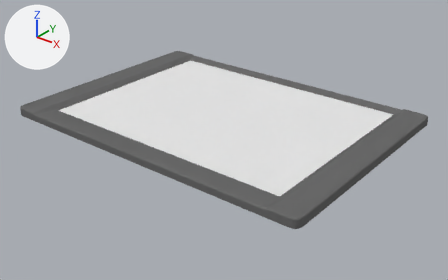
An edit to the Blender file Instruments/g1000/g1000.blend, drawn before and after from the same camera.
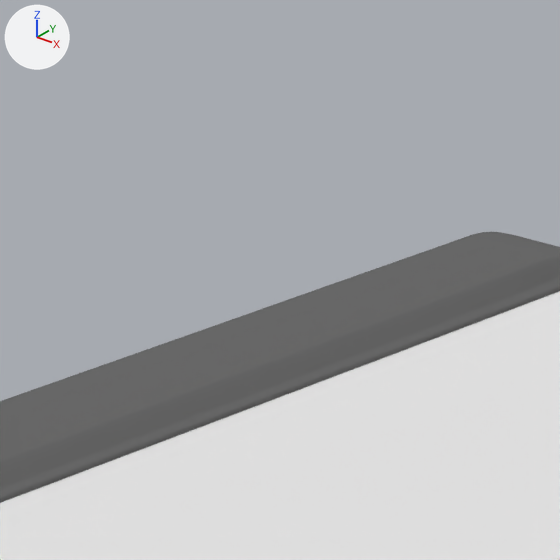
Each version is shown whole from a 50 mm lens placed at (0.321, -0.396, 0.226), pointed at (0.01, -0.008, -0.015), then close up on the part from 21% to 42% of the width and 4% to 38% of the height. Lighting does not change. The marker at upper left points along +X, +Y and +Z.

Script lines for the objects in view, before the commit:
```python
me_bezel = bpy.data.meshes.new('bezel')
me_bezel.from_pydata(...)  # 181 vertices, 154 faces; spans x 0.0..0.15, y -0.107..0.107, z 0.0..0.008
me_bezel.polygons.foreach_set('use_smooth', [True] * 154)
me_bezel.materials.append(None)
me_display = bpy.data.meshes.new('display')
me_display.from_pydata([(-0.121, -0.097, 0.0), (0.121, -0.097, 0.0), (-0.121, 0.097, 0.0), (0.121, 0.097, 0.0)], [], [(0, 1, 3, 2)])
me_display.materials.append(None)
ob_bezel = bpy.data.objects.new('bezel', me_bezel)
ob_bezel.location = (0.0, 0.0, 0.0)
ob_bezel.material_slots[0].link = 'OBJECT'; ob_bezel.material_slots[0].material = mat_black_plastic  # dark grey #6b6b6b
_m = ob_bezel.modifiers.new('Mirror', 'MIRROR')
_m = ob_bezel.modifiers.new('Subsurf', 'SUBSURF')
_m.levels = 2
ob_display = bpy.data.objects.new('display', me_display)
ob_display.location = (0.0, 0.006, 0.004)
ob_display.scale = (1.0, 0.936, 1.0)
ob_display.material_slots[0].link = 'OBJECT'; ob_display.material_slots[0].material = mat_display  # its picture is missing
```
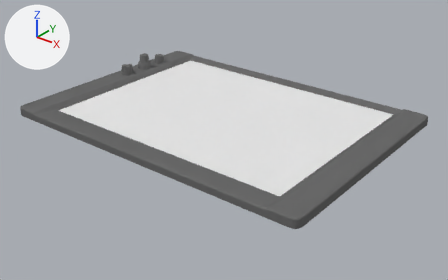
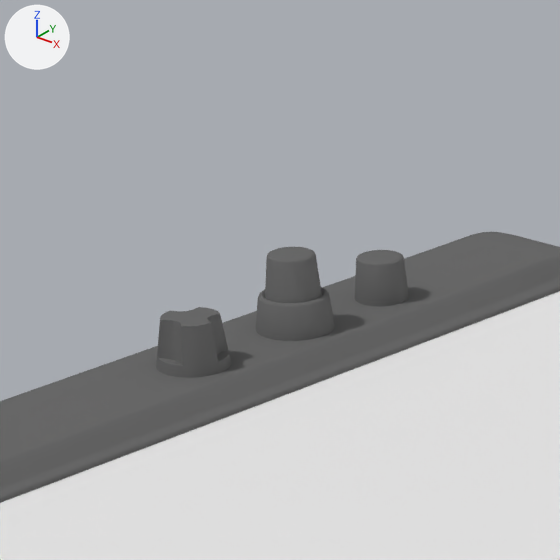
Scene script edits in JSON lines:
```json
{"op": "add", "block": "me_volume_knob", "code": ["me_volume_knob = bpy.data.meshes.new('volume knob')", "me_volume_knob.from_pydata(...)  # 120 vertices, 97 faces; spans x -0.00494..0.00494, y -0.00494..0.00494, z 0.0..0.00789", "me_volume_knob.polygons.foreach_set('use_smooth', [True] * 97)"]}
{"op": "add", "block": "me_nav_outer_knob", "code": ["me_nav_outer_knob = bpy.data.meshes.new('nav outer knob')", "me_nav_outer_knob.from_pydata(...)  # 144 vertices, 120 faces; spans x -0.00703..0.00703, y -0.00703..0.00703, z 0.0..0.00649", "me_nav_outer_knob.polygons.foreach_set('use_smooth', [True] * 120)"]}
{"op": "add", "block": "me_nav_inner_knob", "code": ["me_nav_inner_knob = bpy.data.meshes.new('nav inner knob')", "me_nav_inner_knob.from_pydata(...)  # 120 vertices, 97 faces; spans x -0.00563..0.00563, y -0.00563..0.00563, z 0.0..0.01389", "me_nav_inner_knob.polygons.foreach_set('use_smooth', [True] * 97)"]}
{"op": "add", "block": "me_heading_knob", "code": ["me_heading_knob = bpy.data.meshes.new('heading knob')", "me_heading_knob.from_pydata(...)  # 82 vertices, 84 faces; spans x -0.00653..0.00653, y -0.00653..0.00653, z 0.0..0.00879", "me_heading_knob.polygons.foreach_set('use_smooth', [True] * 84)"]}
{"op": "add", "block": "ob_volume_knob", "code": ["ob_volume_knob = bpy.data.objects.new('volume knob', me_volume_knob)", "ob_volume_knob.location = (-0.136, 0.063, 0.008)", "ob_volume_knob.material_slots[0].link = 'OBJECT'; ob_volume_knob.material_slots[0].material = mat_black_plastic  # dark grey #6b6b6b"]}
{"op": "add", "block": "ob_nav_outer_knob", "code": ["ob_nav_outer_knob = bpy.data.objects.new('nav outer knob', me_nav_outer_knob)", "ob_nav_outer_knob.location = (-0.1364, 0.0413, 0.008)", "ob_nav_outer_knob.material_slots[0].link = 'OBJECT'; ob_nav_outer_knob.material_slots[0].material = mat_black_plastic  # dark grey #6b6b6b"]}
{"op": "add", "block": "ob_nav_inner_knob", "code": ["ob_nav_inner_knob = bpy.data.objects.new('nav inner knob', me_nav_inner_knob)", "ob_nav_inner_knob.location = (-0.1364, 0.0413, 0.008)", "ob_nav_inner_knob.material_slots[0].link = 'OBJECT'; ob_nav_inner_knob.material_slots[0].material = mat_black_plastic  # dark grey #6b6b6b"]}
{"op": "add", "block": "ob_heading_knob", "code": ["ob_heading_knob = bpy.data.objects.new('heading knob', me_heading_knob)", "ob_heading_knob.location = (-0.1363, 0.0165, 0.008)", "ob_heading_knob.material_slots[0].link = 'OBJECT'; ob_heading_knob.material_slots[0].material = mat_black_plastic  # dark grey #6b6b6b", "_m = ob_heading_knob.modifiers.new('EdgeSplit', 'EDGE_SPLIT')"]}
```

Pixel boxes [x1, y1, x2, y2] of what changed, in the close-ups (560 x 560 px):
```json
{"object": "heading knob", "change": "added", "after": [156, 307, 232, 378]}
{"object": "nav outer knob", "change": "added", "after": [256, 287, 335, 341]}
{"object": "nav inner knob", "change": "added", "after": [265, 247, 322, 303]}
{"object": "volume knob", "change": "added", "after": [355, 250, 409, 306]}
```
